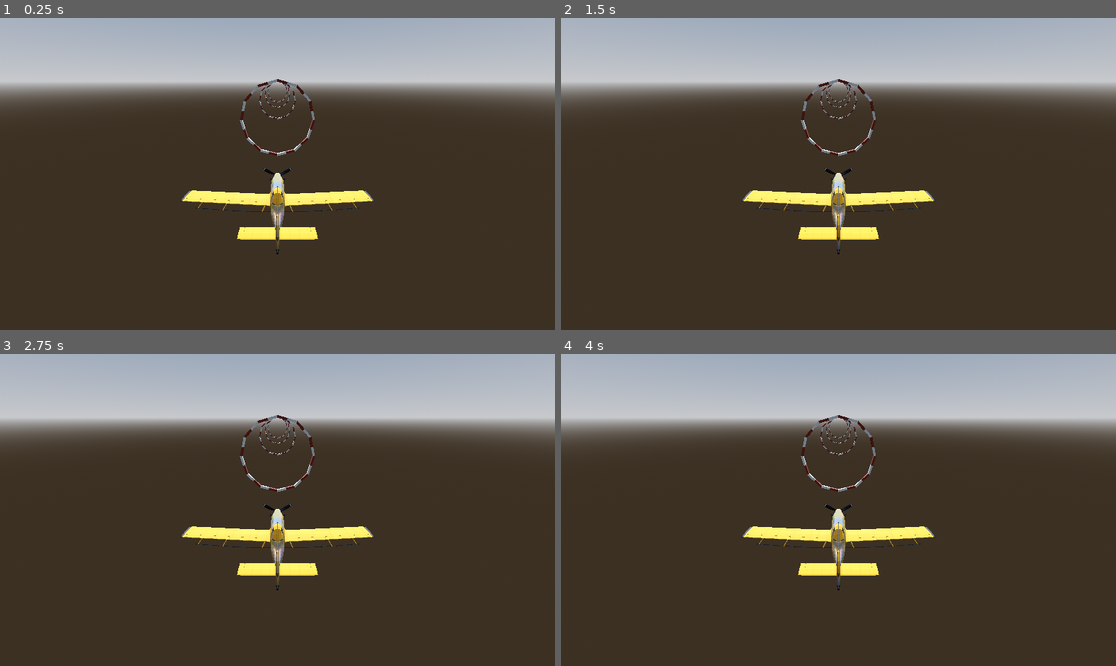
Above: before the commit, frames 1-4 (two rows, left to right).
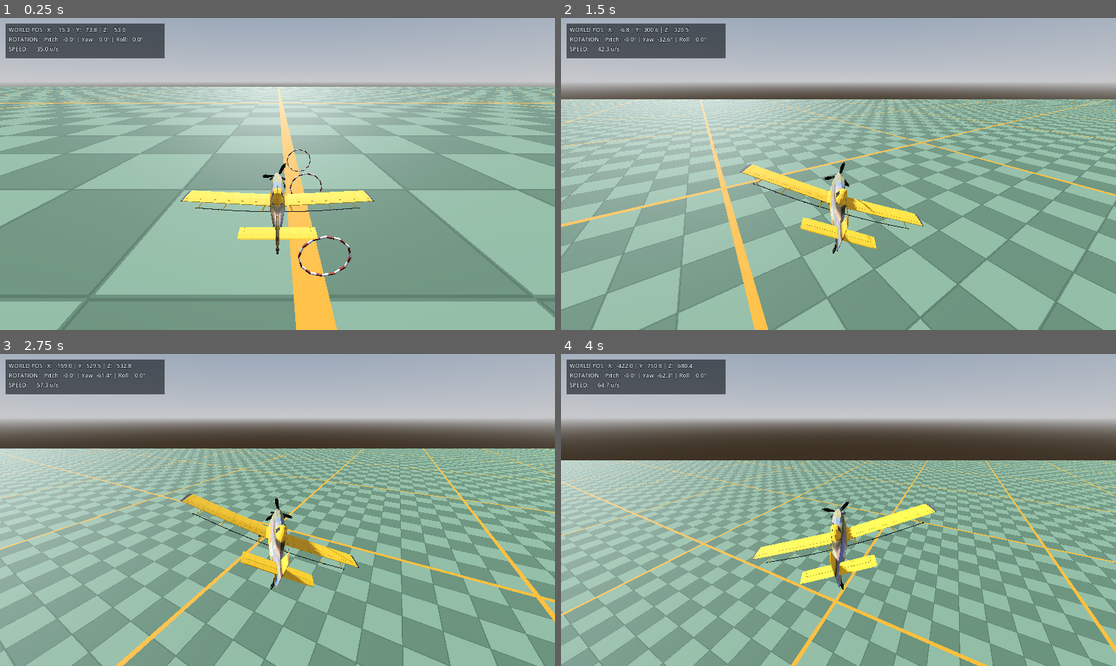
Above: after the commit, the same moments.

Repository: Nachiten/PlaneGame-Godot
Game: Godot game, scene res://Assets/NACHITEN/scenes/plane_scene.tscn
Two runs of this game, one before a commit and one after it. Both use one fixed random seed, a clock stepped at 60 frames per second and the inputs below.
Inputs:
- Up to frame 1 (0.25 s): no input
- Up to frame 2 (1.5 s): hold D (yaw_right, bound only after the commit) 0.53-1.28 s; hold Space 0.53-1.28 s; hold Ctrl (brake, bound only after the commit) from 1.28 s (still down); tap Space at 1.35 s
- Up to frame 3 (2.75 s): tap Space at 1.52, 1.82 s; release Ctrl (brake, bound only after the commit) at 2.03 s; hold D (yaw_right, bound only after the commit) from 2.03 s (still down); hold Space from 2.03 s (still down)
- Up to frame 4 (4 s): release D (yaw_right, bound only after the commit) at 2.78 s; release Space at 2.78 s; hold Shift (accelerate, bound only after the commit) 2.78-3.53 s; tap Space at 2.85, 3.02, 3.32 s; hold A (yaw_left, bound only after the commit) from 3.53 s (still down); hold Space from 3.53 s (still down)

The runs differ from the first frame. In frame 1, 79% of the frame differs, in the area x 0-100%, y 1-100%; in frame 2, 77%; in frame 3, 73%; in frame 4, 69%.

Commit message:
Added plane controller, and checkers pattern for reference

Diff:
--- a/Assets/NACHITEN/scenes/plane_scene.tscn
+++ b/Assets/NACHITEN/scenes/plane_scene.tscn
@@ -3,6 +3,8 @@
 [ext_resource type="PackedScene" uid="uid://c4lcadfuat25q" path="res://Assets/NACHITEN/scenes/SM_Prop_Plane_Ring_01.tscn" id="1_lmd21"]
 [ext_resource type="Material" uid="uid://d1bnres68m4mj" path="res://Assets/Synty/PolygonStarter/Materials/PolygonStarter_Mat_02_mat.tres" id="2_usdmi"]
 [ext_resource type="PackedScene" uid="uid://c8soqp3q48hlb" path="res://Assets/NACHITEN/scenes/SM_Veh_Plane_Stunt_01.tscn" id="3_7c016"]
+[ext_resource type="Script" uid="uid://d1fximh51dxfx" path="res://Assets/NACHITEN/scripts/plane_controller.gd" id="4_plane_ctrl"]
+[ext_resource type="Material" path="res://Assets/NACHITEN/shaders/checkerboard_floor_material.tres" id="5_floor_mat"]
 
 [sub_resource type="ProceduralSkyMaterial" id="ProceduralSkyMaterial_sky01"]
 sky_horizon_color = Color(0.646, 0.654, 0.67, 1)
@@ -17,8 +19,16 @@
 tonemap_mode = 2
 ssao_enabled = true
 
+[sub_resource type="PlaneMesh" id="PlaneMesh_floor"]
+size = Vector2(50000, 50000)
+
+[sub_resource type="WorldBoundaryShape3D" id="WorldBoundaryShape3D_floor"]
+
 [sub_resource type="ConcavePolygonShape3D" id="ConcavePolygonShape3D_45uu6"]
 data = PackedVector3Array(5.9389, 5.9389, 0.3367, 5.9389, 5.9389, -0.3367, 7.5259, 4.3451, -0.3475, 7.5259, 4.3451, -0. …(14978 unchanged characters)…
+
+[sub_resource type="SphereShape3D" id="SphereShape3D_plane01"]
+radius = 2.5
 
 [sub_resource type="ConcavePolygonShape3D" id="ConcavePolygonShape3D_c1o73"]
 data = PackedVector3Array(0, -0.21319999, 4.1686997, 0, -0.0072, 4.1756, 0.184, -0.1801, 4.1756997, 0, -0.0072, 4.1756, …(178568 unchanged characters)…
@@ -31,6 +41,16 @@
 [node name="DirectionalLight3D" type="DirectionalLight3D" parent="." unique_id=1222847379]
 transform = Transform3D(1, 0, 0, 0, 0.86603, 0.5, 0, -0.5, 0.86603, 0, 50, 0)
 shadow_enabled = true
+
+[node name="Floor" type="MeshInstance3D" parent="." unique_id=23099441]
+transform = Transform3D(1, 0, 0, 0, 1, 0, 0, 0, 1, -13.502014, -6.2892685, 10.142044)
+mesh = SubResource("PlaneMesh_floor")
+surface_material_override/0 = ExtResource("5_floor_mat")
+
+[node name="StaticBody3D" type="StaticBody3D" parent="Floor" unique_id=1818997313]
+
+[node name="CollisionShape3D" type="CollisionShape3D" parent="Floor/StaticBody3D" unique_id=1373883054]
+shape = SubResource("WorldBoundaryShape3D_floor")
 
 [node name="SM_Prop_Plane_Ring_01" parent="." unique_id=270654151 instance=ExtResource("1_lmd21")]
 transform = Transform3D(1, 0, 0, 0, 1, 0, 0, 0, 1, 0, 30, 35.326992)
@@ -68,17 +88,42 @@
 [node name="CollisionShape3D" parent="SM_Prop_Plane_Ring_04/MeshCollider" index="0"]
 shape = SubResource("ConcavePolygonShape3D_45uu6")
 
-[node name="SM_Veh_Plane_Stunt_01" parent="." unique_id=988613104 instance=ExtResource("3_7c016")]
+[node name="SM_Prop_Plane_Ring_05" parent="." unique_id=390740293 instance=ExtResource("1_lmd21")]
+transform = Transform3D(1, 0, 0, 0, 1, 0, 0, 0, 1, 0, 30, 3595.1335)
+cast_shadow = 0
+skeleton = NodePath("../../Demo_Objects")
+surface_material_override/0 = ExtResource("2_usdmi")
+
+[node name="CollisionShape3D" parent="SM_Prop_Plane_Ring_05/MeshCollider" index="0"]
+shape = SubResource("ConcavePolygonShape3D_45uu6")
+
+[node name="SM_Prop_Plane_Ring_06" parent="." unique_id=988048505 instance=ExtResource("1_lmd21")]
+transform = Transform3D(1, 0, 0, 0, 1, 0, 0, 0, 1, 0, 30, 1379.5195)
+cast_shadow = 0
+skeleton = NodePath("../../Demo_Objects")
+surface_material_override/0 = ExtResource("2_usdmi")
+
+[node name="CollisionShape3D" parent="SM_Prop_Plane_Ring_06/MeshCollider" index="0"]
+shape = SubResource("ConcavePolygonShape3D_45uu6")
+
+[node name="PlayerPlane" type="CharacterBody3D" parent="." unique_id=988613104]
 transform = Transform3D(1, 0, 0, 0, 1, 0, 0, 0, 1, 0, 30, 0)
+script = ExtResource("4_plane_ctrl")
+min_speed = 5.0
+
+[node name="CollisionShape3D" type="CollisionShape3D" parent="PlayerPlane" unique_id=47915910]
+shape = SubResource("SphereShape3D_plane01")
+
+[node name="SM_Veh_Plane_Stunt_01" parent="PlayerPlane" unique_id=1049440443 instance=ExtResource("3_7c016")]
 skeleton = NodePath("../../Demo_Objects")
 
-[node name="CollisionShape3D" parent="SM_Veh_Plane_Stunt_01/MeshCollider" index="0"]
+[node name="CollisionShape3D" parent="PlayerPlane/SM_Veh_Plane_Stunt_01/MeshCollider" index="0"]
 shape = SubResource("ConcavePolygonShape3D_c1o73")
 
-[node name="SM_Veh_Plane_Stunt_01_Flap_fl_01" parent="SM_Veh_Plane_Stunt_01" index="3"]
+[node name="SM_Veh_Plane_Stunt_01_Flap_fl_01" parent="PlayerPlane/SM_Veh_Plane_Stunt_01" index="3"]
 transform = Transform3D(0.9981375, -0.061003357, 0, 0.061003357, 0.9981375, 0, 0, 0, 1, 2.2379854, -0.43559423, 0.6635542)
 
-[node name="Camera3D" type="Camera3D" parent="SM_Veh_Plane_Stunt_01" unique_id=2031219098]
+[node name="Camera3D" type="Camera3D" parent="PlayerPlane" unique_id=2031219098]
 transform = Transform3D(-1, -1.0658142e-14, 1.5099579e-07, 6.25373e-08, 0.91020143, 0.41416594, -1.3743659e-07, 0.41416594, -0.91020143, 0, 8.201576, -12.943382)
 current = true
 
@@ -86,4 +131,6 @@
 [editable path="SM_Prop_Plane_Ring_02"]
 [editable path="SM_Prop_Plane_Ring_03"]
 [editable path="SM_Prop_Plane_Ring_04"]
-[editable path="SM_Veh_Plane_Stunt_01"]
+[editable path="SM_Prop_Plane_Ring_05"]
+[editable path="SM_Prop_Plane_Ring_06"]
+[editable path="PlayerPlane/SM_Veh_Plane_Stunt_01"]
--- /dev/null
+++ b/Assets/NACHITEN/scripts/plane_controller.gd
@@ -0,0 +1,199 @@
+extends CharacterBody3D
+
+## Casual Flight Controller
+## Controles:
+##   W / Flecha Arriba  → Inclinar hacia abajo (Pitch down / picar)
+##   S / Flecha Abajo   → Inclinar hacia arriba (Pitch up / subir)
+##   A / Flecha Izq     → Girar a la izquierda (Yaw left)
+##   D / Flecha Der     → Girar a la derecha (Yaw right)
+##   Shift / Espacio    → Acelerar (Boost)
+##   Ctrl               → Frenar (Brake)
+
+# -- Velocidades --
+## Velocidad crucero normal (unidades/seg)
+@export var base_speed: float = 35.0
+## Velocidad máxima acelerando
+@export var max_speed: float = 65.0
+## Velocidad mínima frenando
+@export var min_speed: float = 15.0
+## Suavizado de aceleración/frenado
+@export var speed_lerp: float = 2.5
+
+# -- Maniobrabilidad --
+## Velocidad de cabeceo (grados/seg)
+@export var pitch_speed: float = 60.0
+## Velocidad de viraje (grados/seg)
+@export var yaw_speed: float = 50.0
+## Suavizado de entrada de rotación
+@export var rotation_lerp: float = 4.0
+## Invertir controles verticales (Pitch)
+@export var invert_pitch: bool = false
+
+# -- Visuales --
+## Ángulo máximo de inclinación al girar (Roll / Banking en grados)
+@export var max_bank_angle: float = 28.0
+## Suavizado de inclinación de alas
+@export var bank_lerp: float = 5.0
+## Velocidad de giro de la hélice (grados/seg)
+@export var propeller_spin_speed: float = 1800.0
+
+# -- Debug --
+## Mostrar texto de telemetría / debug en pantalla
+@export var show_debug_hud: bool = true
+
+# -- Referencias internas --
+var _visual_mesh: Node3D = null
+var _propeller: Node3D = null
+var _debug_label: Label = null
+var _debug_hud_layer: CanvasLayer = null
+
+# Estado interno
+var _current_speed: float = 0.0
+var _smooth_pitch: float = 0.0
+var _smooth_yaw: float = 0.0
+var _current_bank: float = 0.0
+
+
+func _ready() -> void:
+	_current_speed = base_speed
+	_setup_input_actions()
+	_setup_debug_hud()
+
+	# Buscar nodo visual y hélice
+	_visual_mesh = find_child("SM_Veh_Plane_Stunt_01", true, false) as Node3D
+	_propeller = find_child("SM_Veh_Plane_Stunt_01_Prop", true, false) as Node3D
+
+
+func _physics_process(delta: float) -> void:
+	_process_speed(delta)
+	_process_steering(delta)
+	_process_movement(delta)
+	_process_visuals(delta)
+	_update_debug_hud()
+
+
+func _setup_input_actions() -> void:
+	_ensure_action("pitch_down", KEY_W, KEY_UP)
+	_ensure_action("pitch_up", KEY_S, KEY_DOWN)
+	_ensure_action("yaw_left", KEY_A, KEY_LEFT)
+	_ensure_action("yaw_right", KEY_D, KEY_RIGHT)
+	_ensure_action("accelerate", KEY_SHIFT, KEY_SPACE)
+	_ensure_action("brake", KEY_CTRL)
+
+
+func _ensure_action(action_name: String, key1: Key, key2: Key = KEY_NONE) -> void:
+	if not InputMap.has_action(action_name):
+		InputMap.add_action(action_name)
+		var ev1 := InputEventKey.new()
+		ev1.physical_keycode = key1
+		InputMap.action_add_event(action_name, ev1)
+		if key2 != KEY_NONE:
+			var ev2 := InputEventKey.new()
+			ev2.physical_keycode = key2
+			InputMap.action_add_event(action_name, ev2)
+
+
+func _process_speed(delta: float) -> void:
+	var target_speed: float = base_speed
+
+	var is_accel: bool = Input.is_action_pressed("accelerate") or Input.is_physical_key_pressed(KEY_SHIFT) or Input.is_physical_key_pressed(KEY_SPACE)
+	var is_brake: bool = Input.is_action_pressed("brake") or Input.is_physical_key_pressed(KEY_CTRL)
+
+	if is_accel and not is_brake:
+		target_speed = max_speed
+	elif is_brake and not is_accel:
+		target_speed = min_speed
+
+	_current_speed = lerp(_current_speed, target_speed, speed_lerp * delta)
+
+
+func _process_steering(delta: float) -> void:
+	# Pitch: W/Arriba = +1 (bajar nariz), S/Abajo = -1 (subir nariz)
+	var target_pitch: float = 0.0
+	if Input.is_action_pressed("pitch_down") or Input.is_physical_key_pressed(KEY_W) or Input.is_physical_key_pressed(KEY_UP):
+		target_pitch += 1.0
+	if Input.is_action_pressed("pitch_up") or Input.is_physical_key_pressed(KEY_S) or Input.is_physical_key_pressed(KEY_DOWN):
+		target_pitch -= 1.0
+
+	if invert_pitch:
+		target_pitch = -target_pitch
+
+	# Yaw: D/Der = +1 (girar derecha), A/Izq = -1 (girar izquierda)
+	var target_yaw: float = 0.0
+	if Input.is_action_pressed("yaw_right") or Input.is_physical_key_pressed(KEY_D) or Input.is_physical_key_pressed(KEY_RIGHT):
+		target_yaw += 1.0
+	if Input.is_action_pressed("yaw_left") or Input.is_physical_key_pressed(KEY_A) or Input.is_physical_key_pressed(KEY_LEFT):
+		target_yaw -= 1.0
+
+	# Suavizado de controles
+	_smooth_pitch = lerp(_smooth_pitch, target_pitch, rotation_lerp * delta)
+	_smooth_yaw = lerp(_smooth_yaw, target_yaw, rotation_lerp * delta)
+
+	# Aplicar rotación local
+	# El avión mira hacia +Z local, el ala izquierda está en +X
+	# Rotación en X local (+X): ángulo positivo inclina nariz hacia abajo
+	var pitch_amount: float = _smooth_pitch * deg_to_rad(pitch_speed) * delta
+	rotate_object_local(Vector3.RIGHT, pitch_amount)
+
+	# Rotación en Y local (+Y): ángulo positivo gira hacia la izquierda (+X)
+	# Por tanto: ángulo negativo gira a la derecha
+	var yaw_amount: float = -_smooth_yaw * deg_to_rad(yaw_speed) * delta
+	rotate_object_local(Vector3.UP, yaw_amount)
+
+
+func _process_movement(_delta: float) -> void:
+	# El modelo del avión mira hacia +Z (hélice en +Z, cola en -Z)
+	var forward_direction: Vector3 = global_transform.basis.z.normalized()
+	velocity = forward_direction * _current_speed
+	move_and_slide()
+
+
+func _process_visuals(delta: float) -> void:
+	# Giro de la hélice
+	if _propeller:
+		_propeller.rotate_z(deg_to_rad(propeller_spin_speed * delta))
+
+	# Inclinación visual de las alas (banking) al virar
+	if _visual_mesh:
+		var target_bank: float = _smooth_yaw * deg_to_rad(max_bank_angle)
+		_current_bank = lerp(_current_bank, target_bank, bank_lerp * delta)
+		_visual_mesh.rotation.z = _current_bank
+
+
+func _setup_debug_hud() -> void:
+	if not show_debug_hud:
+		return
+
+	_debug_hud_layer = CanvasLayer.new()
+	_debug_hud_layer.name = "PlaneDebugHUD"
+	add_child(_debug_hud_layer)
+
+	# Fondo semitransparente para legibilidad
+	var bg := ColorRect.new()
+	bg.name = "Background"
+	bg.color = Color(0.04, 0.06, 0.08, 0.6)
+	bg.position = Vector2(12, 12)
+	bg.size = Vector2(330, 72)
+	_debug_hud_layer.add_child(bg)
+
+	_debug_label = Label.new()
+	_debug_label.name = "TelemetryText"
+	_debug_label.position = Vector2(18, 16)
+	_debug_label.add_theme_font_size_override("font_size", 12)
+	_debug_label.add_theme_color_override("font_color", Color(0.9, 0.95, 1.0, 1.0))
+	_debug_label.add_theme_color_override("font_outline_color", Color(0.0, 0.0, 0.0, 0.9))
+	_debug_label.add_theme_constant_override("outline_size", 3)
+	_debug_hud_layer.add_child(_debug_label)
+
+
+func _update_debug_hud() -> void:
+	if not _debug_label:
+		return
+
+	var pos: Vector3 = global_position
+	var rot: Vector3 = global_rotation_degrees
+	_debug_label.text = "WORLD POS:  X: %7.1f | Y: %6.1f | Z: %7.1f\nROTATION:   Pitch: %5.1f° | Yaw: %5.1f° | Roll: %5.1f°\nSPEED:      %4.1f u/s" % [
+		pos.x, pos.y, pos.z,
+		rot.x, rot.y, rot.z,
+		_current_speed
+	]
--- /dev/null
+++ b/Assets/NACHITEN/shaders/checkerboard_floor.gdshader
@@ -0,0 +1,56 @@
+shader_type spatial;
+render_mode cull_back, diffuse_burley, specular_schlick_ggx;
+
+// Shader de piso procedural con patrón de ajedrez (checkerboard)
+// y super-cuadrícula destacada cada 10 patrones (en ambas direcciones).
+
+uniform vec4 color_a : source_color = vec4(0.24, 0.32, 0.24, 1.0); // Tono pasto oscuro
+uniform vec4 color_b : source_color = vec4(0.34, 0.44, 0.34, 1.0); // Tono pasto claro
+uniform vec4 minor_line_color : source_color = vec4(0.16, 0.22, 0.16, 1.0); // Líneas entre celdas
+uniform vec4 major_line_color : source_color = vec4(1.0, 0.45, 0.05, 1.0); // Líneas destacadas cada 10 tiles (naranja)
+
+uniform float cell_size : hint_range(5.0, 500.0) = 100.0; // 100m por celda (10x más grande)
+uniform float minor_line_width : hint_range(0.0, 0.1) = 0.015; // Grosor de línea de cada celda
+
+uniform float major_step : hint_range(2.0, 50.0) = 10.0; // Cada 10 celdas (1 km)
+uniform float major_line_width : hint_range(0.0, 0.05) = 0.008; // Grosor de línea mayor (~8 metros)
+
+uniform float roughness : hint_range(0.0, 1.0) = 0.85;
+uniform float fade_distance : hint_range(1000.0, 25000.0) = 10000.0;
+
+varying vec3 world_pos;
+
+void vertex() {
+	world_pos = (MODEL_MATRIX * vec4(VERTEX, 1.0)).xyz;
+}
+
+void fragment() {
+	// UV normalizado por el tamaño de cada celda
+	vec2 uv = world_pos.xz / cell_size;
+	vec2 grid = floor(uv);
+
+	// 1. Patrón de ajedrez básico
+	float check = mod(grid.x + grid.y, 2.0);
+	vec3 base_color = mix(color_a.rgb, color_b.rgb, check);
+
+	// 2. Líneas menores (borde entre celdas individuales)
+	vec2 cell_fract = fract(uv);
+	vec2 minor_border = step(cell_fract, vec2(minor_line_width)) + step(vec2(1.0 - minor_line_width), cell_fract);
+	float is_minor = clamp(minor_border.x + minor_border.y, 0.0, 1.0);
+	vec3 pattern_color = mix(base_color, minor_line_color.rgb, is_minor * 0.6);
+
+	// 3. Líneas mayores cada 10 patrones (en ambas direcciones X y Z)
+	vec2 major_uv = uv / major_step;
+	vec2 major_fract = fract(major_uv);
+	vec2 major_border = step(major_fract, vec2(major_line_width)) + step(vec2(1.0 - major_line_width), major_fract);
+	float is_major = clamp(major_border.x + major_border.y, 0.0, 1.0);
+	pattern_color = mix(pattern_color, major_line_color.rgb, is_major);
+
+	// 4. Desvanecimiento suave en la distancia (horizonte) para evitar moiré
+	float dist = length(world_pos.xz - CAMERA_POSITION_WORLD.xz);
+	float fade = clamp(dist / fade_distance, 0.0, 1.0);
+	vec3 avg_color = (color_a.rgb + color_b.rgb) * 0.5;
+
+	ALBEDO = mix(pattern_color, avg_color, fade * fade);
+	ROUGHNESS = roughness;
+}
--- /dev/null
+++ b/Assets/NACHITEN/shaders/checkerboard_floor_material.tres
@@ -0,0 +1,17 @@
+[gd_resource type="ShaderMaterial" format=3 uid="uid://dqwtfm7qx5lt1"]
+
+[ext_resource type="Shader" uid="uid://bicgtnr1iyit4" path="res://Assets/NACHITEN/shaders/checkerboard_floor.gdshader" id="1_shader"]
+
+[resource]
+render_priority = 0
+shader = ExtResource("1_shader")
+shader_parameter/color_a = Color(0.24, 0.32, 0.24, 1)
+shader_parameter/color_b = Color(0.34, 0.44, 0.34, 1)
+shader_parameter/minor_line_color = Color(0.16, 0.22, 0.16, 1)
+shader_parameter/major_line_color = Color(1, 0.45, 0.05, 1)
+shader_parameter/cell_size = 100.0
+shader_parameter/minor_line_width = 0.015
+shader_parameter/major_step = 10.0
+shader_parameter/major_line_width = 0.008
+shader_parameter/roughness = 0.85
+shader_parameter/fade_distance = 10000.0
Not shown, added: Assets/NACHITEN/scripts/plane_controller.gd.uid
Not shown, added: Assets/NACHITEN/shaders/checkerboard_floor.gdshader.uid
Not shown, added: AGENTS.md
Not shown, added: docs/plane_controller.md
